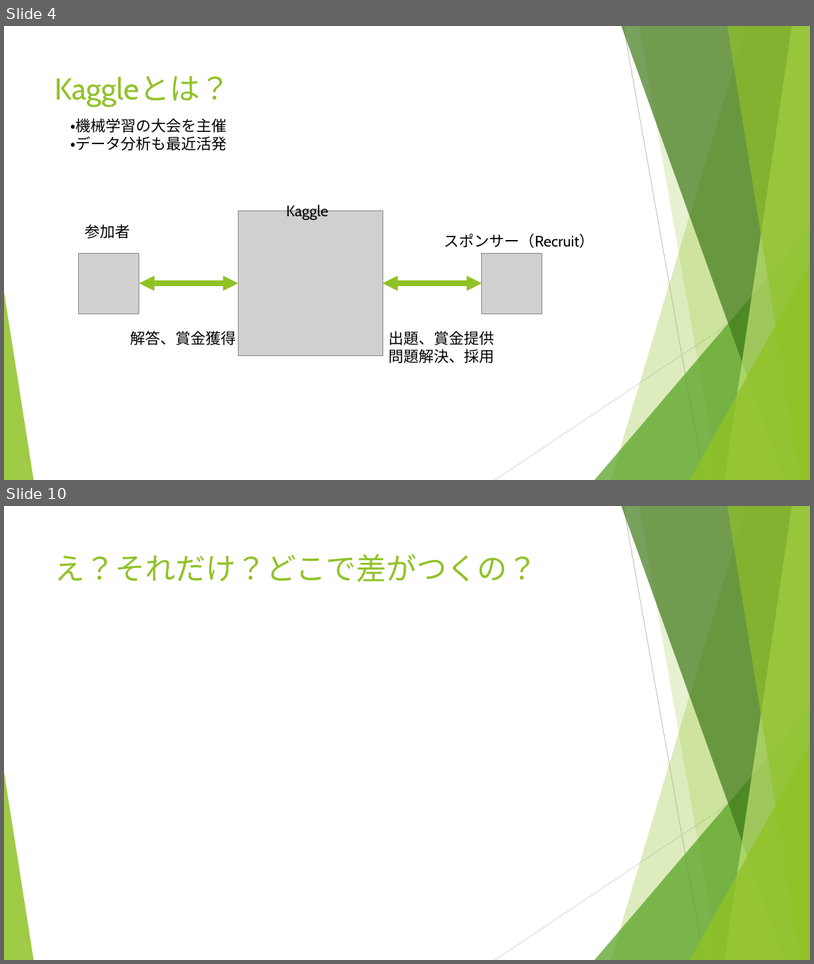
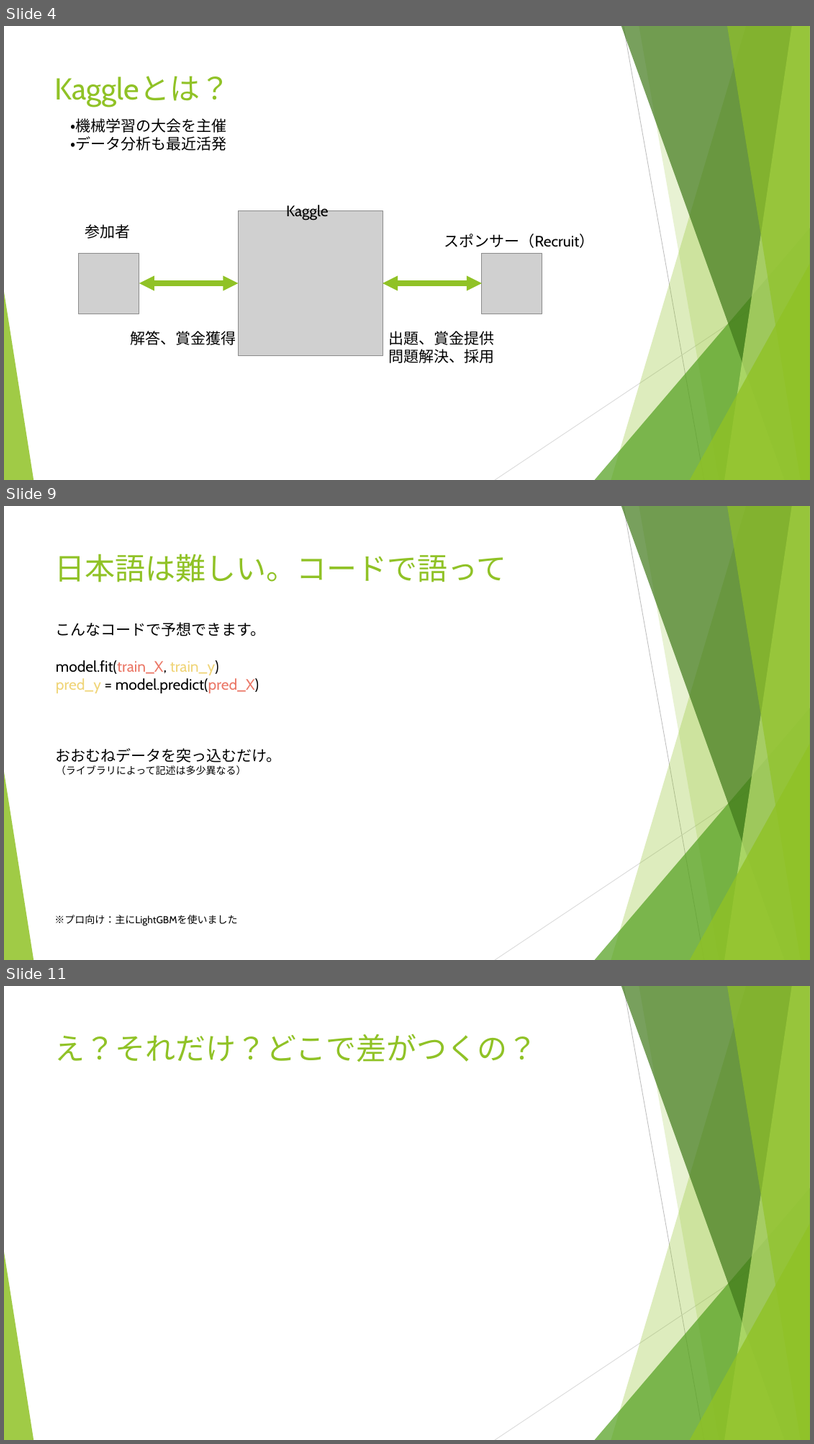
Before and after one commit to backonhighway/kaggle_recruit, a slide deck: 猫でもわかるKaggle.pptx. Shown one above the other, each under a label of ours: slides 4 and 10 before the commit, slides 4, 9 and 11 after it; the slides between them are not shown. The pictures are 814x964 and 814x1444 pixels, drawn with LibreOffice and Linux fonts; fonts in the diff are those of the drawing; grey boxes stand for pictures. Boxes give left, top, right and bottom in pixels: in the first picture for what was removed or moved away, otherwise in the second. Text is boxed around its words. In the diff, an @@ line names an element or a change of style, - is before the commit and + after.

```diff
--- a/猫でもわかるKaggle.pptx
+++ b/猫でもわかるKaggle.pptx
@@ slide 9 added at (x1=4, y1=506, x2=810, y2=960), background #FFFFFF; not listed: 10 template elements that a slide beside it also shows @@
@@ title added at (x1=55, y1=554, x2=507, y2=582), 36 pt, text #90C226 @@
+日本語は難しい。コードで語って
@@ text added at (x1=56, y1=622, x2=266, y2=693), 18 pt, text #000000 @@
+こんなコードで予想できます。
+model.fit(train_X, train_y)
+pred_y = model.predict(pred_X)
@@ text added at (x1=56, y1=748, x2=282, y2=775), 12 pt, text #000000 @@
+おおむねデータを突っ込むだけ。
+（ライブラリによって記述は多少異なる）
@@ text added at (x1=54, y1=914, x2=237, y2=926), 12 pt, text #000000 @@
+※プロ向け：主にLightGBMを使いました
@@ what was slide 10 is now slide 11 @@
```
Also in this commit, not shown: 5 slides changed, 4 other slides added, 3 slides removed.
